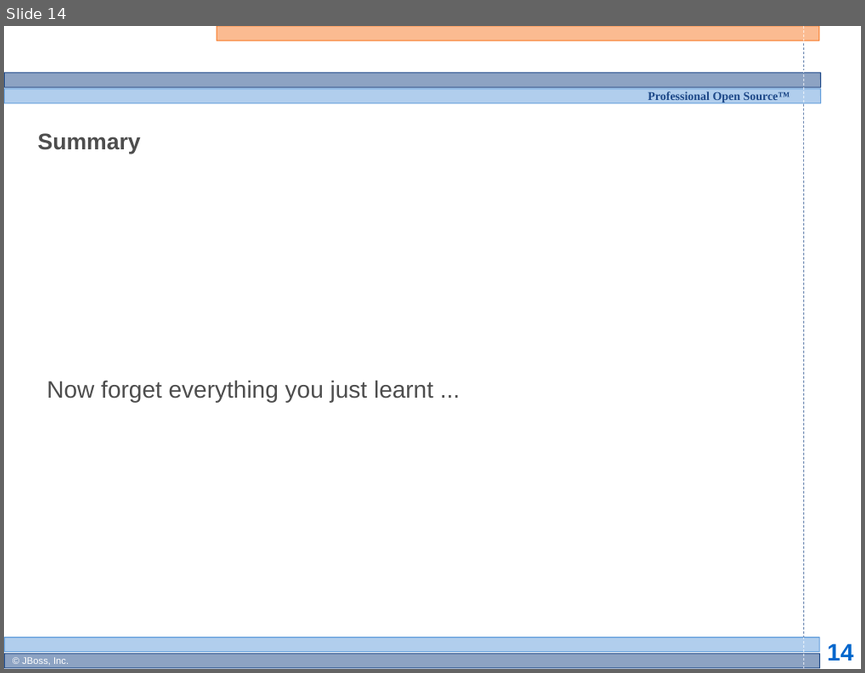
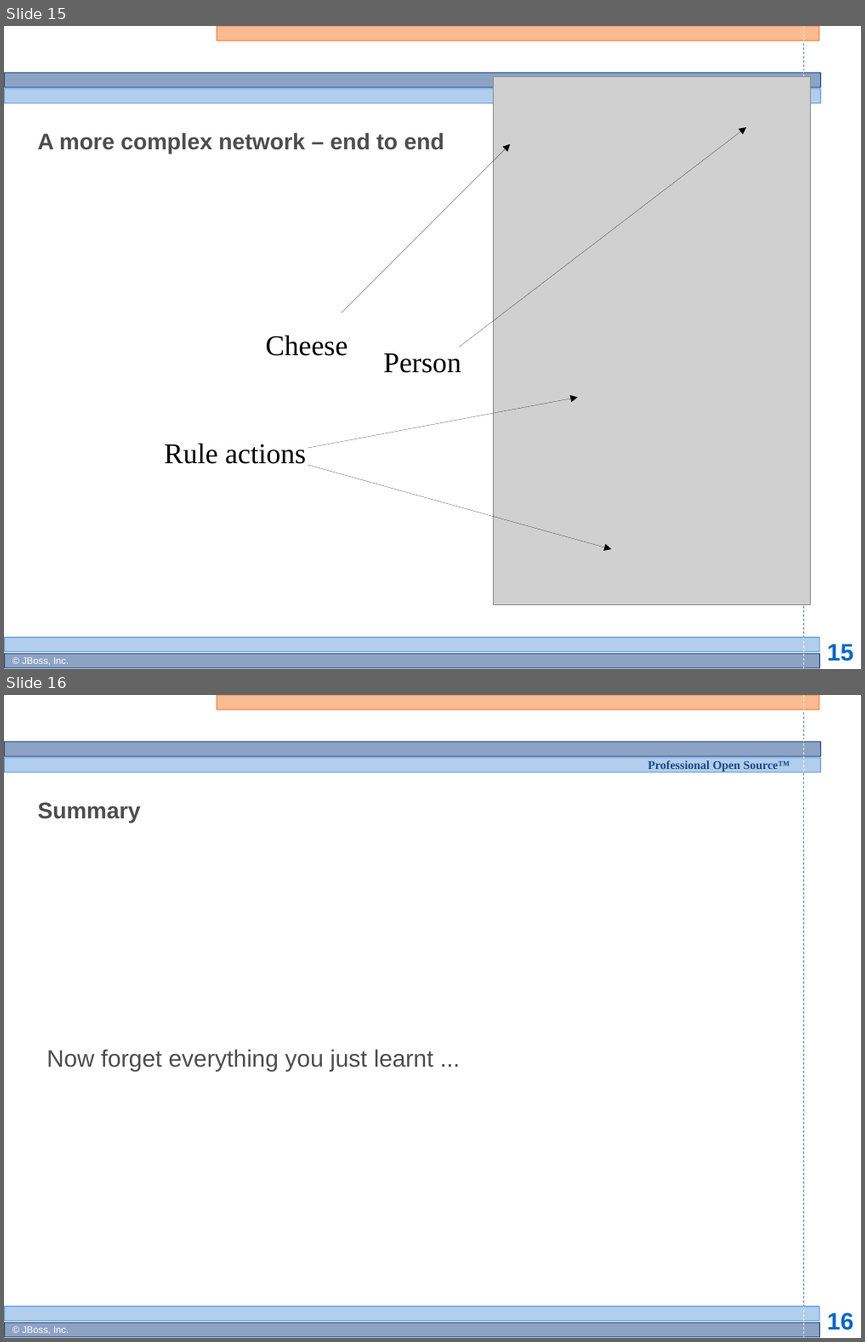
Before and after one commit to bobmcwhirter/drools, a slide deck: documentation/training/developers-course/Module 4 - Rule Engine Concepts 2.odp. Shown one above the other, each under a label of ours: slide 14 before the commit, slides 15 and 16 after it. The pictures are 865x673 and 865x1342 pixels, drawn with LibreOffice and Linux fonts; fonts in the diff are those of the drawing; grey boxes stand for pictures; background and template pictures are left out. Boxes give left, top, right and bottom in pixels: in the first picture for what was removed or moved away, otherwise in the second. Text is boxed around its words. In the diff, an @@ line names an element or a change of style, - is before the commit and + after.

```diff
--- a/documentation/training/developers-course/Module 4 - Rule Engine Concepts 2.odp
+++ b/documentation/training/developers-course/Module 4 - Rule Engine Concepts 2.odp
@@ slide 15 added at (x1=4, y1=26, x2=861, y2=669), background #FFFFFF; not listed: 12 template elements that a slide beside it also shows @@
@@ picture added at (x1=494, y1=76, x2=811, y2=604) @@
@@ arrow added from (459, 346) to (746, 127), #000000 0 pt @@
@@ title added at (x1=38, y1=132, x2=444, y2=154), 19 pt, text #4D4D4D, bold @@
+A more complex network – end to end
@@ arrow added from (341, 313) to (511, 144), #000000 0 pt @@
@@ text added at (x1=266, y1=335, x2=348, y2=356), 24 pt, text #000000 @@
+Cheese
@@ text added at (x1=383, y1=353, x2=460, y2=373), 24 pt, text #000000 @@
+Person
@@ arrow added from (307, 448) to (577, 397), #000000 0 pt @@
@@ text added at (x1=164, y1=442, x2=306, y2=464), 24 pt, text #000000 @@
+Rule actions
@@ arrow added from (307, 465) to (612, 549), #000000 0 pt @@
@@ what was slide 14 is now slide 16 @@
@@ page number at (x1=827, y1=1312, x2=853, y2=1330): text changed @@
-14
+16
```
Also in this commit, not shown: 1 other slide added.
